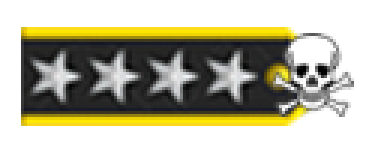
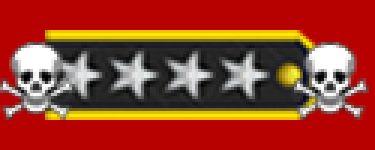
Layered file, before and after one edit (w=375, h=150). Changes by layer:
added layer "Layer 2 copy" above "Layer 2" over [0, 42, 75, 120]
painted on "Layer 2" over [270, 33, 369, 120]
painted on "Layer 1" over [21, 27, 321, 126]
painted on "Layer 0" over [0, 0, 375, 150]
